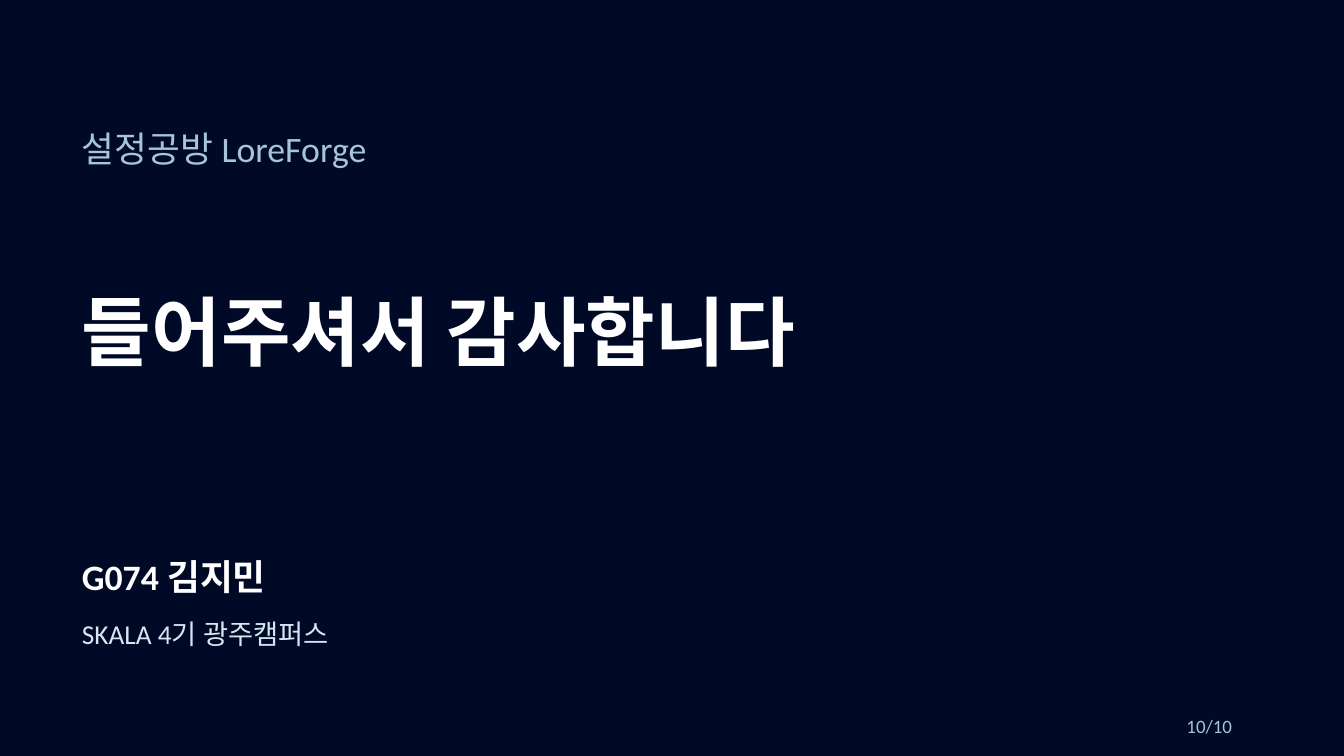
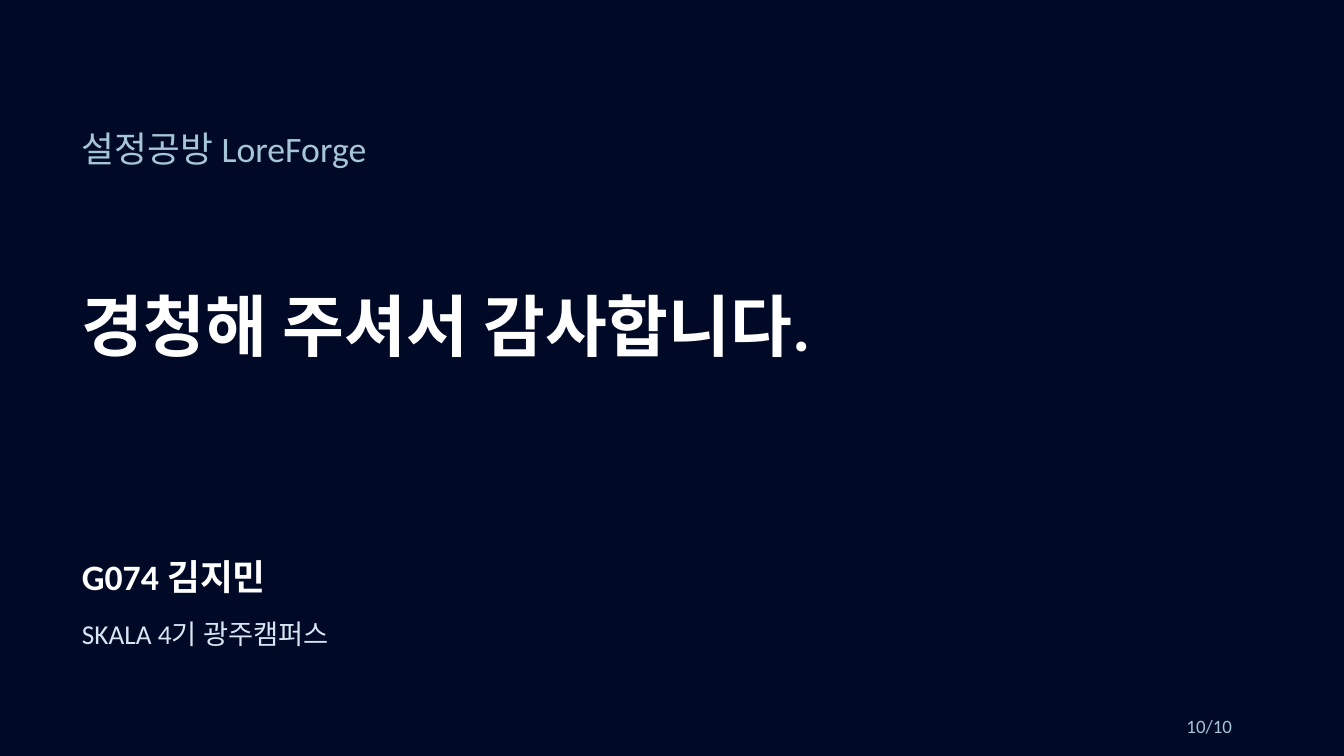
Before and after one commit to OMGimin/loreforge, a slide deck: slide 10 of docs/presentation/LoreForge-G074-KimJimin.pptx. Drawn at 1344x756 pixels with LibreOffice and Linux fonts; fonts in the diff are those of the drawing. Boxes give left, top, right and bottom in pixels: in the first picture for what was removed or moved away, otherwise in the second. Text is boxed around its words. In the diff, an @@ line names an element or a change of style, - is before the commit and + after.

Commit message:
docs(presentation): refine the closing appreciation phrase
변경 내용
- 마지막 장과 발표 대본·발표자 노트의 인사를 경청해 주셔서 감사합니다로 다듬었다.
- 길어진 문구가 한 줄에 들어가도록 마지막 장 글자 크기를 조정했다.

변경 이유
- 발표 상황에 어울리는 정중한 마무리 표현을 요청한 피드백을 반영했다.

검증
- finalize-thanks.mjs: PPTX 무결성·레이아웃·폰트·재가져오기 검사 통과.
- check-thanks.py: 대본·노트 일치와 기존 9장 렌더 동일성 확인.
- 마지막 장 렌더를 확인하고 git diff --check를 통과했다.

```diff
--- a/docs/presentation/LoreForge-G074-KimJimin.pptx
+++ b/docs/presentation/LoreForge-G074-KimJimin.pptx
@@ text at (82, 294, 810, 357): text changed; size 54 to 48 pt @@
-들어주셔서 감사합니다
+경청해 주셔서 감사합니다.
```
Also in this commit, not shown: 1 other file.
